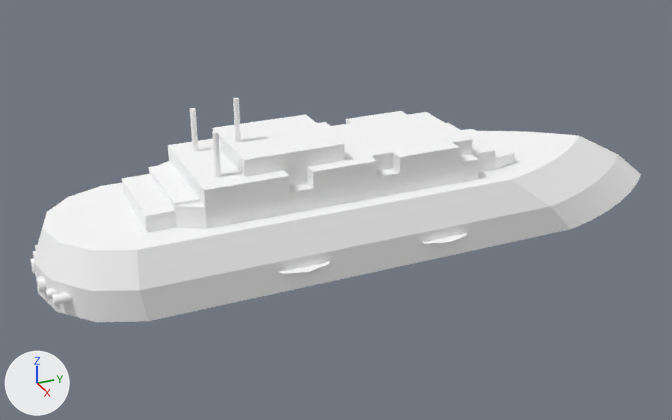
The FBX model Assets/World objects/Ships_raw/fed - frigate.fbx, before and after one commit.
Before and after are seen from a camera (50 mm lens) standing at (16.82, -8.22, 8.33) and looking at (0.05, -0.68, -0.06). The lights are fixed; the arrows at lower left show +X, +Y and +Z. Vertices at the same position are counted once.

In view in the first picture: 'instance_9'.
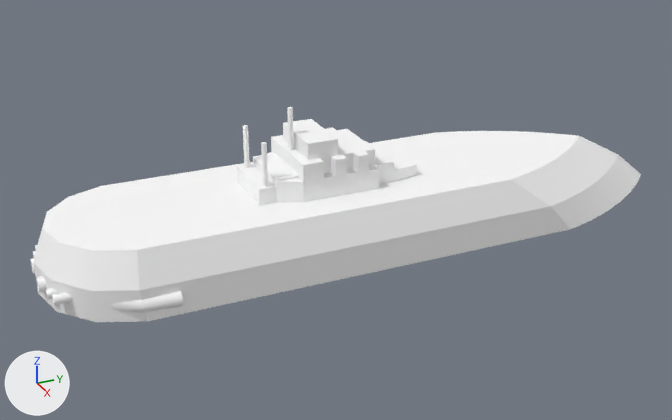
Location of each change, (x1, y1, x2, y2) in pixels of the pictures (672 x 420 px; the box of a moved part takes in the faces that stretch with it):
'instance_9', reshaped
    before: (30, 98, 641, 322)
    after: (30, 107, 641, 322)
part 1 of me_id237, deleted
    before: (190, 98, 467, 274)
part 2 of me_id237, moved or reshaped
    before: (122, 111, 515, 233)
    after: (108, 107, 417, 313)

What the commit changed:
me_id237 is used by ob_instance_9; location (0.0, 0.0, 0.0).
me_id237 had 752 vertices, 1242 faces and spanned x -2.12..2.12, y -7.01..7.84, z -0.67..2.72.
me_id237 now has 759 vertices, 1112 faces and spans x -2.05..2.05, y -7.01..7.84, z -0.67..2.38.
me_id237 part 1: 7 loose pieces with 97 vertices, spanning x -2.12..2.12, y -3.54..1.86, z -0.22..2.72, are deleted.
me_id237 part 2: 12 vertices moved from x 0.0, y -3.02..2.68, z 1.12..1.82 to x 0.0, y -1.57..0.99, z 0.8..1.82; 184 vertices removed from x -1.3..1.3, y -6.22..3.29, z -0.3..1.82; 288 vertices added at x -2.05..2.05, y -6.0..0.99, z -0.49..2.38.
